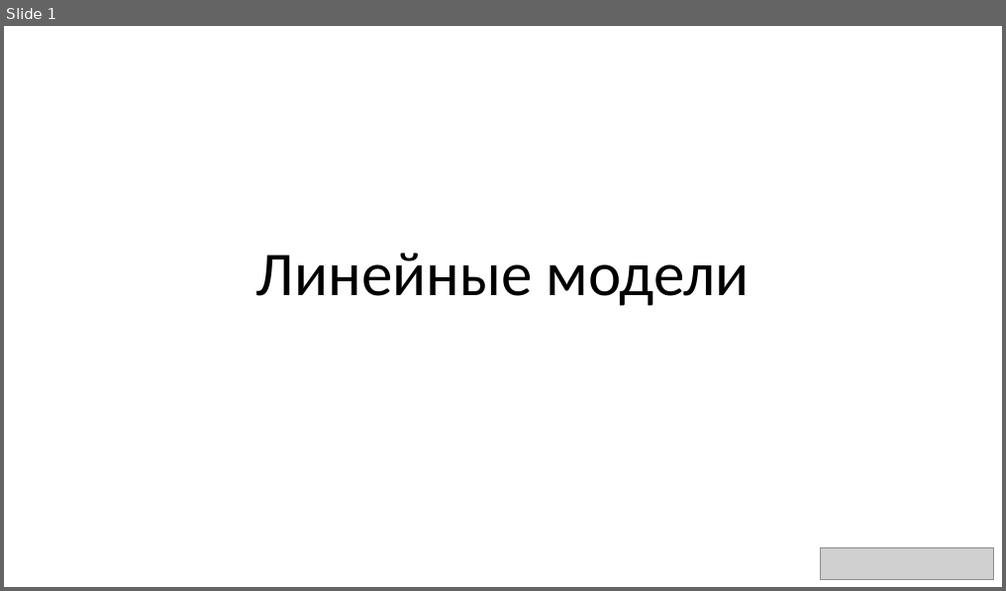
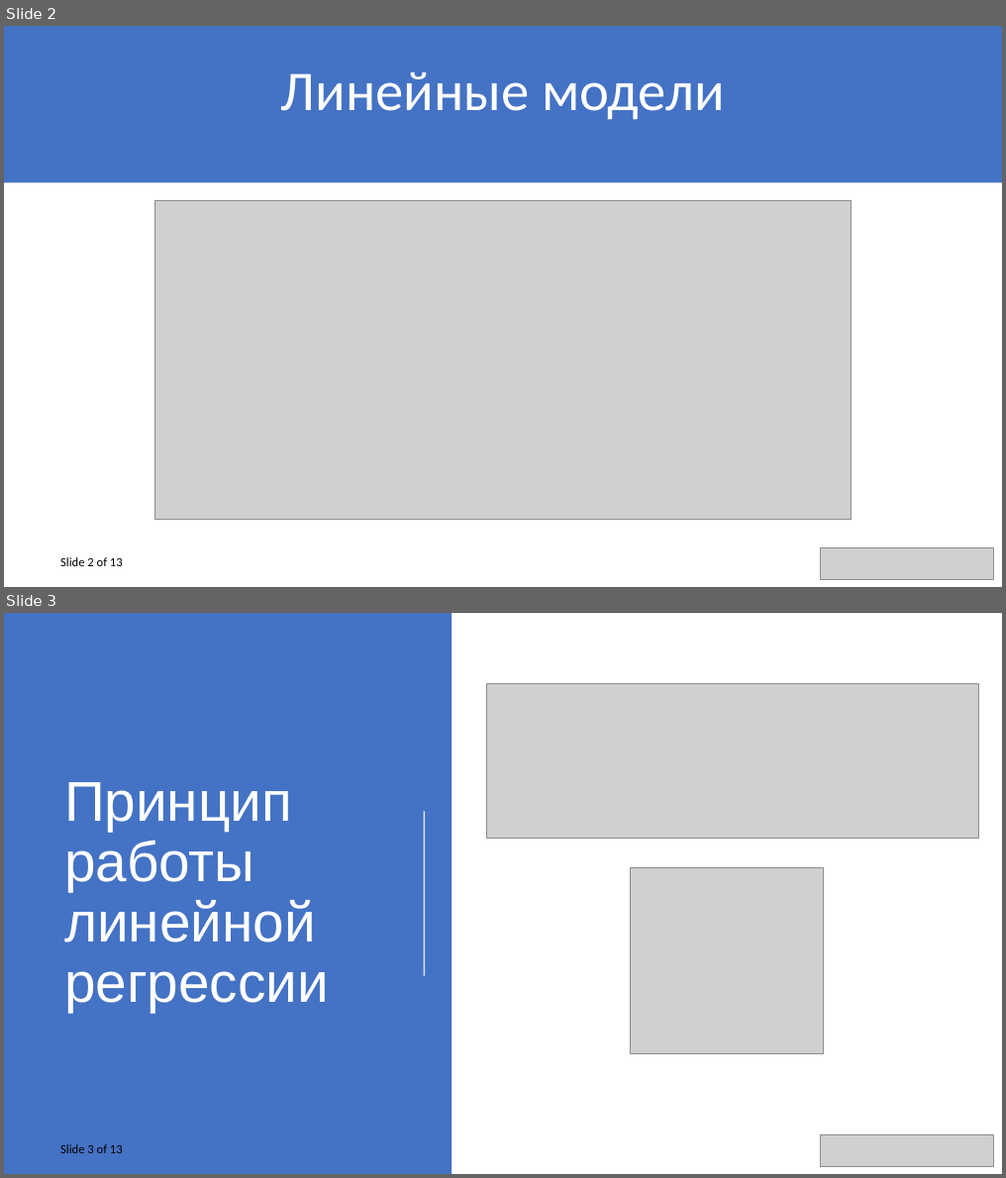
Before and after one commit to Strikoder/Mathmode_UNI_, a slide deck: presentation/Linear models.pptx. Shown one above the other, each under a label of ours: slide 1 before the commit, slides 2 and 3 after it. The pictures are 1006x591 and 1006x1178 pixels, drawn with LibreOffice and Linux fonts; fonts in the diff are those of the drawing; grey boxes stand for pictures. Boxes give left, top, right and bottom in pixels: in the first picture for what was removed or moved away, otherwise in the second. Text is boxed around its words. In the diff, an @@ line names an element or a change of style, - is before the commit and + after.

```diff
--- a/presentation/Linear models.pptx
+++ b/presentation/Linear models.pptx
@@ slide 3 added at [4, 613, 1002, 1174], background #FFFFFF @@
@@ rectangle added at [4, 613, 451, 1174], fill #4472C4 @@
@@ picture added at [486, 684, 979, 839] @@
@@ title added at [64, 782, 329, 1012], 54 pt, text #FFFFFF @@
+Принцип работы линейной регрессии
@@ line added from (424, 811) to (424, 976), #FFFFFF 1.5 pt @@
@@ picture added at [630, 867, 823, 1054] @@
@@ text added at [60, 1145, 123, 1154], 12 pt, text #000000 @@
+Slide 3 of 13
@@ picture added at [820, 1135, 994, 1166] @@
@@ what was slide 1 is now slide 2 @@
@@ slide 2 changed as well @@
@@ rectangle added at [4, 26, 1002, 182], fill #4472C4 @@
@@ title "Линейные модели": place and size @@
-title "Линейные модели" at [256, 253, 749, 306]
+title "Линейные модели" at [281, 72, 725, 120]
@@ title "Линейные модели" at [281, 72, 725, 120]: size 60 to 54 pt, text colour #000000 to #FFFFFF @@
@@ picture added at [155, 201, 851, 520] @@
@@ text added at [60, 558, 123, 567], 12 pt, text #000000 @@
+Slide 2 of 13
```
Also in this commit, not shown: 11 other slides added, 19 slides removed, 4 other files.
